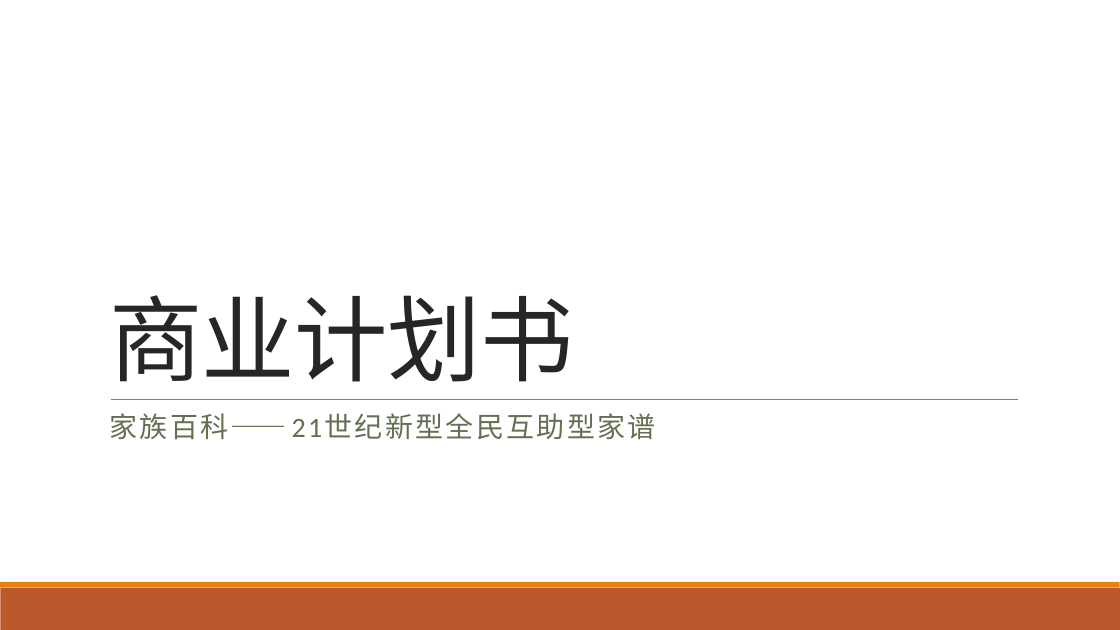
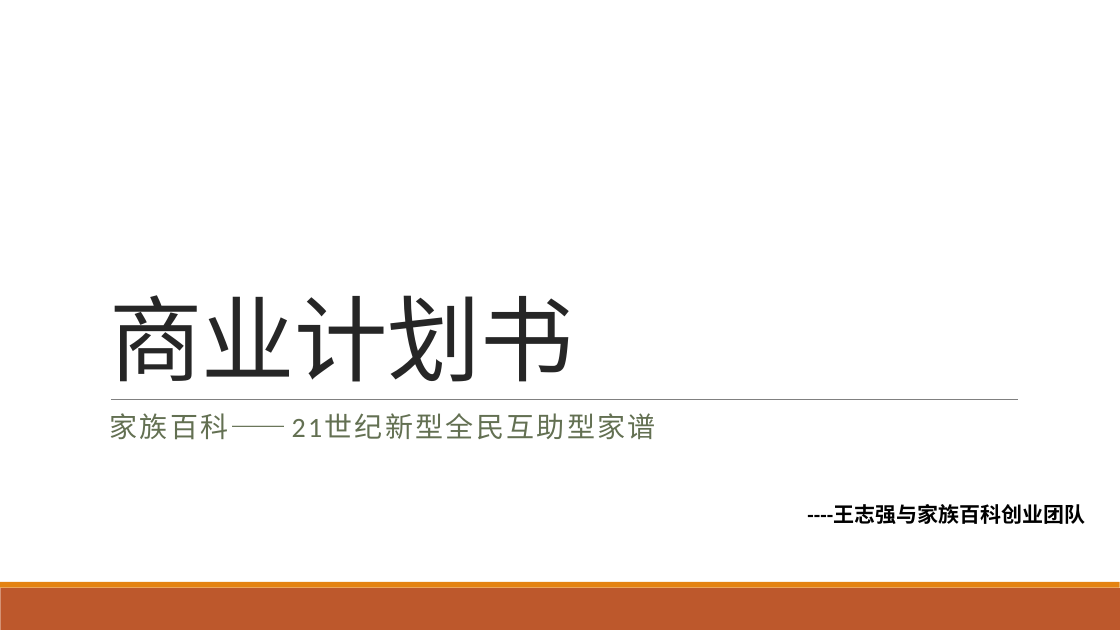
Before and after one commit to alpena1986/bloodnetdoc, a slide deck: slide 1 of 商业计划书.pptx. Drawn at 1120x630 pixels with LibreOffice and Linux fonts; fonts in the diff are those of the drawing. Boxes give left, top, right and bottom in pixels: in the first picture for what was removed or moved away, otherwise in the second. Text is boxed around its words. In the diff, an @@ line names an element or a change of style, - is before the commit and + after.

Commit message:
更新商业计划书

```diff
--- a/商业计划书.pptx
+++ b/商业计划书.pptx
@@ text added at (x1=807, y1=504, x2=1085, y2=524), 18 pt, text #000000, bold @@
+----王志强与家族百科创业团队
```
Also in this commit, not shown: 6 other slides changed, 10 slides added, 1 slide removed, 1 other file.
